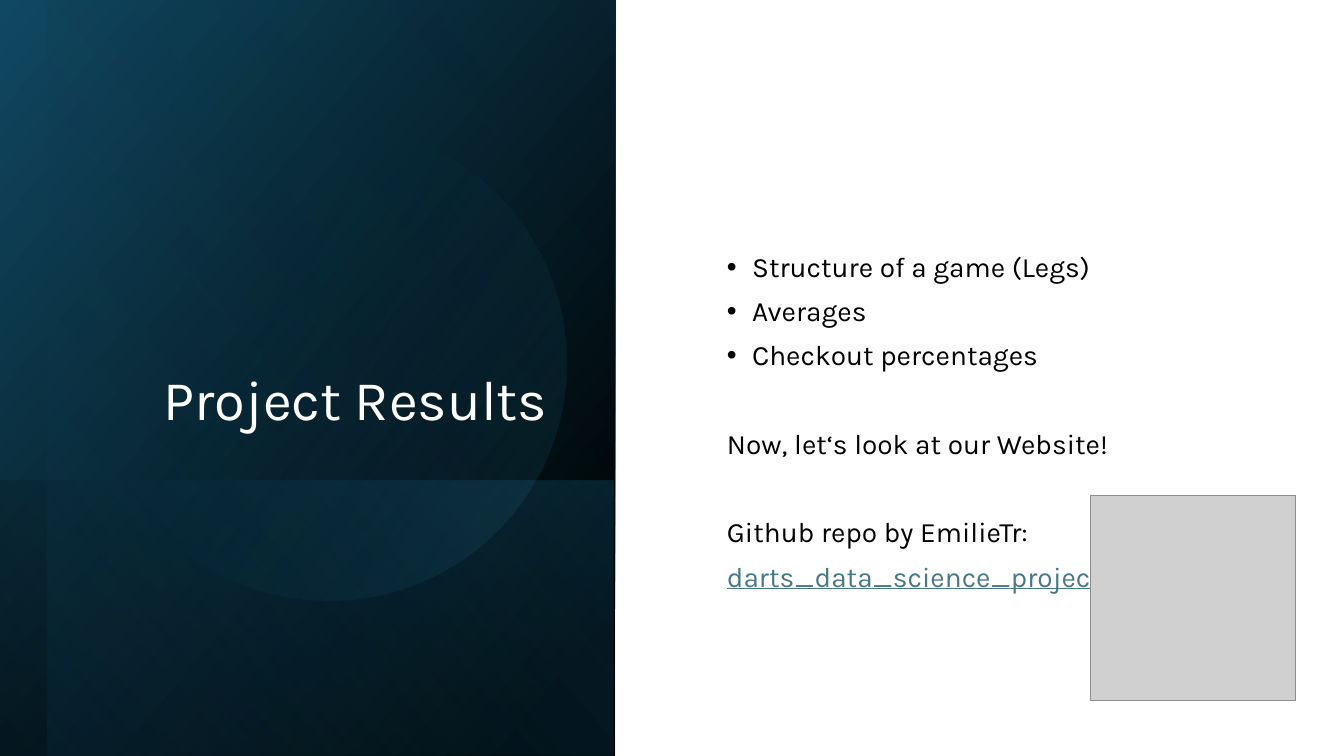
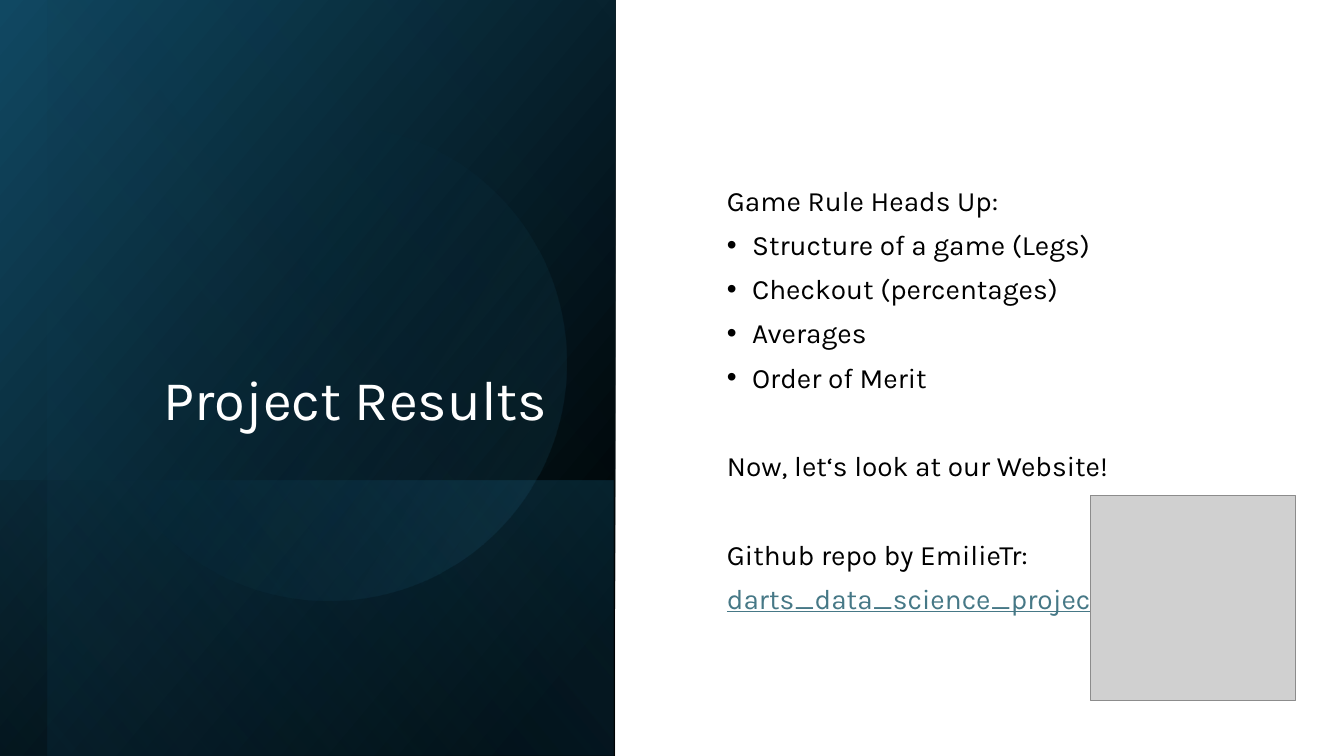
Before and after one commit to EmilieTr/darts_data_science_project, a slide deck: slide 4 of Presentations/DS_Project_Week-4.pptx. Drawn at 1344x756 pixels with LibreOffice and Linux fonts; fonts in the diff are those of the drawing; grey boxes stand for pictures. Boxes give left, top, right and bottom in pixels: in the first picture for what was removed or moved away, otherwise in the second. Text is boxed around its words. In the diff, an @@ line names an element or a change of style, - is before the commit and + after.

Commit message:
presentation

```diff
--- a/Presentations/DS_Project_Week-4.pptx
+++ b/Presentations/DS_Project_Week-4.pptx
@@ text at (x1=727, y1=192, x2=998, y2=218): paragraph added @@
+Game Rule Heads Up:
@@ text at (x1=752, y1=279, x2=1057, y2=306): paragraph added @@
+• Checkout (percentages)
@@ text at (x1=752, y1=368, x2=927, y2=389): text changed @@
-• Checkout percentages
+• Order of Merit
```
Also in this commit, not shown: 1 other file.
